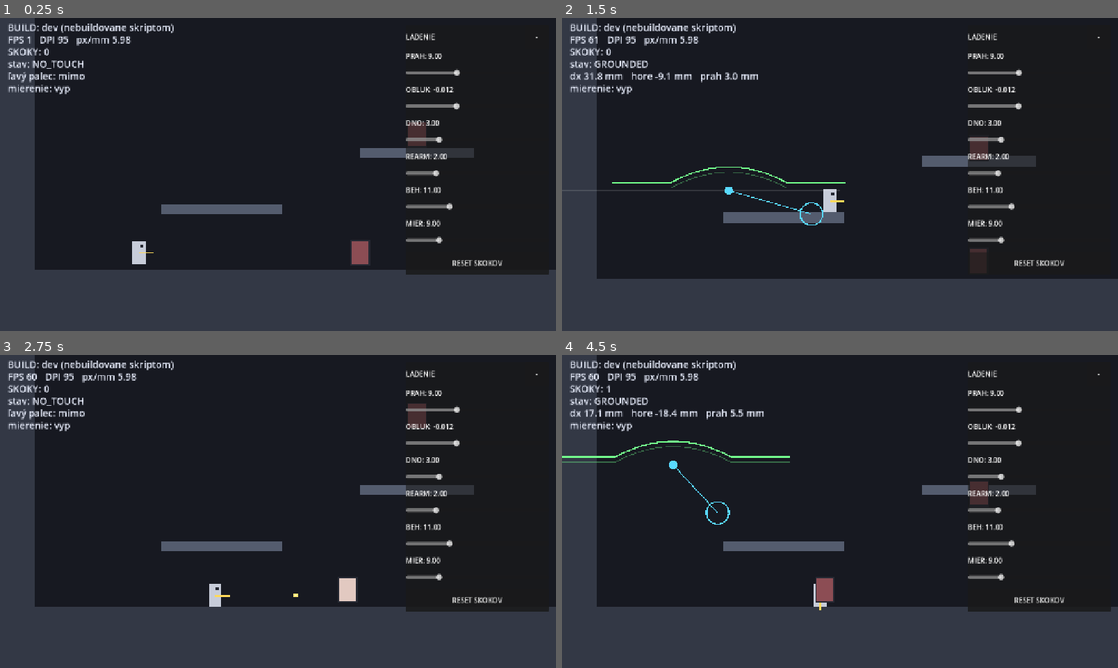
Above: before the commit, frames 1-4 (two rows, left to right).
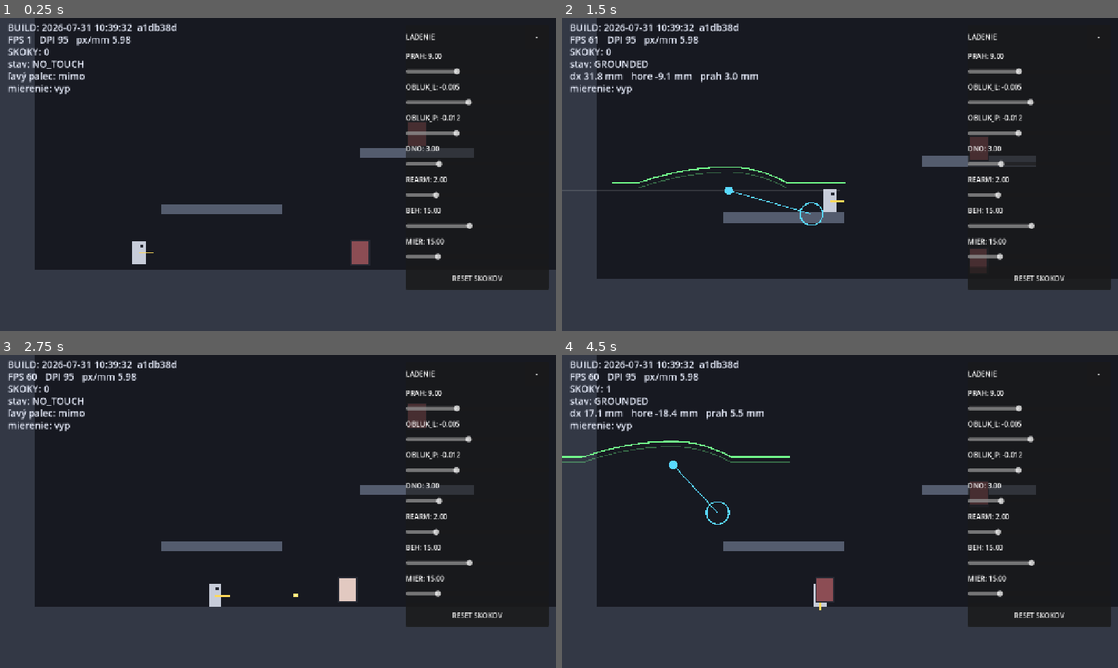
Above: after the commit, the same moments.

Repository: belispav/slavs
Game: Godot game, scene res://scenes/main.tscn
The game is run twice, just before and just after one commit, with the same random seed, the same clock (stepped at 60 frames per second) and the same inputs.
Inputs (mouse positions are in pixels of both pictures, inside the frame that each line leads up to):
- Up to frame 1 (0.25 s): no input
- Up to frame 2 (1.5 s): tap Enter (ui_accept) at 0.5, 0.77 s; move the mouse to (962, 158) at 0.52 s; hold D 0.53-1.25 s; hold Space 0.53-1.25 s; click (962, 158) at 0.67 s; drag from (728, 190) to (979, 262) at 1.27 s
- Up to frame 3 (2.75 s): move the mouse to (333, 442) at 2.02 s; hold A from 2.03 s (still down); hold L from 2.03 s (still down)
- Up to frame 4 (4.5 s): release A at 2.75 s; release L at 2.75 s; drag from (812, 574) to (673, 464) at 2.77 s; move the mouse to (1006, 558) at 3.52 s; hold D 3.53-4.25 s; hold K 3.53-4.25 s; tap Enter (ui_accept) at 3.77 s; drag from (673, 464) to (806, 611) at 4.27 s

The runs differ from the first frame. In frame 1, 3.9% of the frame differs, in the area x 7-99%, y 1-87%; in frame 2, 3.9%; in frame 3, 3.9%; in frame 4, 4.1%, in the area x 3-99%, y 1-87%.

Commit message:
F1: asymmetric jump arc (separate left/right curvature), wider aim recenter range, run sat 15

Diff:
--- a/volya/config/control_config.tres
+++ b/volya/config/control_config.tres
@@ -5,10 +5,11 @@
 [resource]
 script = ExtResource("1_cfg")
 j0_mm = 9.0
-k_arc = -0.012
+k_arc_left = -0.005
+k_arc_right = -0.012
 j_min_mm = 3.0
 hysteresis_mm = 2.0
 run_deadzone_mm = 1.5
-run_saturation_mm = 11.0
+run_saturation_mm = 15.0
 aim_deadzone_mm = 2.5
-aim_recenter_mm = 9.0
+aim_recenter_mm = 15.0
--- a/volya/scripts/build_stamp.gd
+++ b/volya/scripts/build_stamp.gd
@@ -5,4 +5,4 @@
 ##
 ## ZAMERNE tu NIE JE class_name: globalne nazvy tried su v cache, ktoru
 ## headless export neobnovuje, a export by na tom padol.
-const STAMP := "dev (nebuildovane skriptom)"
+const STAMP := "2026-07-31 10:39:32  a1db38d"
--- a/volya/scripts/control_config.gd
+++ b/volya/scripts/control_config.gd
@@ -8,16 +8,21 @@
 ## Upward thumb travel required to jump when the thumb is exactly above the anchor.
 @export_range(2.0, 25.0, 0.1) var j0_mm: float = 9.0
 
-## Curvature of the "windshield wiper" threshold: J(dx) = j0_mm + k_arc * dx^2.
+## Curvature of the "windshield wiper" threshold, SEPARATE PER SIDE:
+##   J(dx) = j0_mm + (dx < 0 ? k_arc_left : k_arc_right) * dx^2
 ##
-## NEGATIVE = dome (correct default). The thumb pivots around its joint, so when
-## it is extended sideways it physically cannot reach as far up — the threshold
-## must DROP at the extremes. -0.012 removes ~7.5 mm of required travel at
-## 25 mm sideways, which matches a thumb pivot radius of about 40 mm.
+## NEGATIVE = dome. The thumb pivots around its joint, so extended sideways it
+## physically cannot reach as far up — the threshold must DROP at the extremes.
+## POSITIVE = valley (more travel required at the extremes).
 ##
-## POSITIVE = valley (more travel required at the extremes). Kept reachable on
-## the slider so the shape can be compared on-device instead of argued about.
-@export_range(-0.04, 0.04, 0.001) var k_arc: float = -0.012
+## The two sides are NOT equal: the thumb grips the phone from one side, so its
+## reach up-and-inward differs from its reach up-and-outward. Measured on device
+## in F1: the left side falls away far less than the right.
+##
+## These defaults assume the phone is held in the LEFT hand with the left thumb
+## on the movement stick. A left/right-handed switch belongs in v1.0 options.
+@export_range(-0.04, 0.04, 0.001) var k_arc_left: float = -0.005
+@export_range(-0.04, 0.04, 0.001) var k_arc_right: float = -0.012
 
 ## Hard floor for the threshold, so the dome can never reach zero and fire
 ## jumps by itself at full sideways extension.
@@ -36,11 +41,13 @@
 @export_range(0.5, 12.0, 0.1) var aim_deadzone_mm: float = 2.5
 
 ## Max distance the aim thumb may get from its anchor before the anchor slides
-## after it. Small value = the stick stays under the thumb, so turning around
-## takes a short flick instead of dragging across the whole anchor.
-@export_range(3.0, 30.0, 0.5) var aim_recenter_mm: float = 9.0
+## after it. SMALL = fast turnaround but twitchy, because a millimetre of thumb
+## jitter swings the aim a long way. LARGE = steady and precise, at the cost of
+## more thumb travel per rotation. There is no CPU cost either way.
+@export_range(3.0, 60.0, 0.5) var aim_recenter_mm: float = 15.0
 
 
-## The arc threshold curve, in millimetres (SPEC B2).
+## The arc threshold curve, in millimetres (SPEC B2). Asymmetric by design.
 func jump_threshold_mm(dx_mm: float) -> float:
-	return maxf(j0_mm + k_arc * dx_mm * dx_mm, j_min_mm)
+	var k: float = k_arc_left if dx_mm < 0.0 else k_arc_right
+	return maxf(j0_mm + k * dx_mm * dx_mm, j_min_mm)
--- a/volya/scripts/debug_overlay.gd
+++ b/volya/scripts/debug_overlay.gd
@@ -86,15 +86,18 @@
 	_add_slider("PRAH", 3.0, 20.0, 0.5, Touch.config.j0_mm,
 		func(v: float) -> void: Touch.config.j0_mm = v)
 	# zaporne = kupola (prah klesa do stran), kladne = udolie
-	_add_slider("OBLUK", -0.04, 0.04, 0.001, Touch.config.k_arc,
-		func(v: float) -> void: Touch.config.k_arc = v)
+	# Lava a prava strana su samostatne - palec nema na obe strany rovnaky dosah.
+	_add_slider("OBLUK_L", -0.04, 0.04, 0.001, Touch.config.k_arc_left,
+		func(v: float) -> void: Touch.config.k_arc_left = v)
+	_add_slider("OBLUK_P", -0.04, 0.04, 0.001, Touch.config.k_arc_right,
+		func(v: float) -> void: Touch.config.k_arc_right = v)
 	_add_slider("DNO", 1.0, 10.0, 0.5, Touch.config.j_min_mm,
 		func(v: float) -> void: Touch.config.j_min_mm = v)
 	_add_slider("REARM", 0.5, 8.0, 0.25, Touch.config.hysteresis_mm,
 		func(v: float) -> void: Touch.config.hysteresis_mm = v)
 	_add_slider("BEH", 3.0, 30.0, 0.5, Touch.config.run_saturation_mm,
 		func(v: float) -> void: Touch.config.run_saturation_mm = v)
-	_add_slider("MIER", 3.0, 30.0, 0.5, Touch.config.aim_recenter_mm,
+	_add_slider("MIER", 3.0, 60.0, 0.5, Touch.config.aim_recenter_mm,
 		func(v: float) -> void: Touch.config.aim_recenter_mm = v)
 
 	var reset := Button.new()
@@ -149,7 +152,7 @@
 	s.max_value = hi
 	s.step = step
 	s.value = start
-	s.custom_minimum_size = Vector2(0, 46)
+	s.custom_minimum_size = Vector2(0, 40)
 	row.add_child(s)
 	s.value_changed.connect(func(v: float) -> void:
 		setter.call(v)
Not shown, changed: SPEC_ovladanie_implementacia.md
